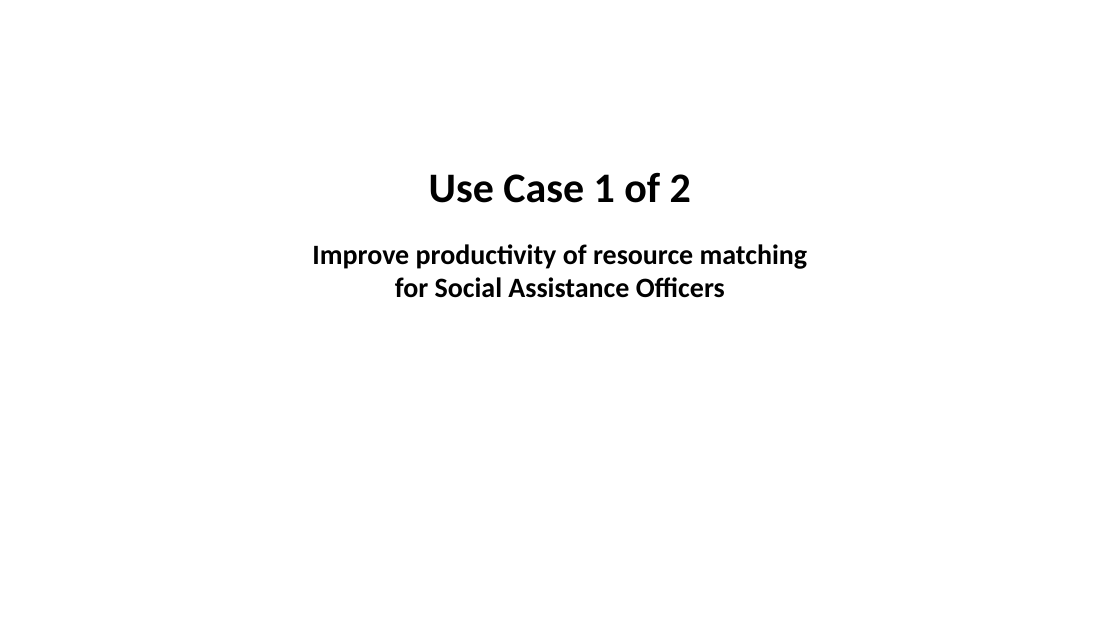
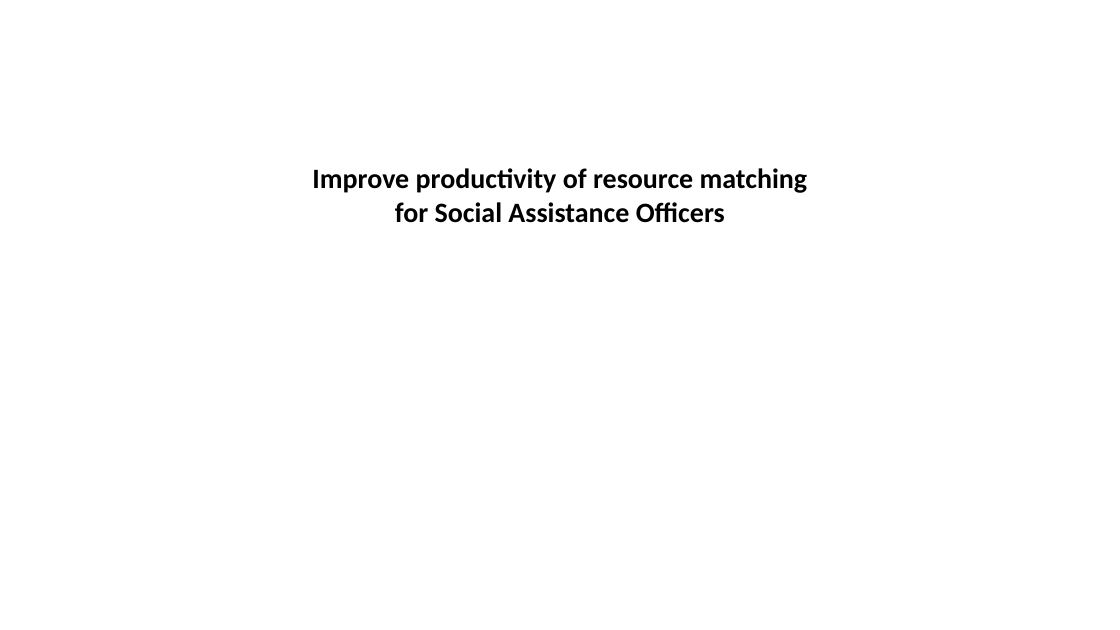
Before and after one commit to LCK030305/aibc-project, a slide deck: slide 7 of AI Champions Bootcamp! Capstone project_1 of 2_Lim Chee Kuen (Danny)_1998459F_May 2026.pptx (slide 3 before the commit). Drawn at 1120x630 pixels with LibreOffice and Linux fonts; fonts in the diff are those of the drawing. Boxes give left, top, right and bottom in pixels: in the first picture for what was removed or moved away, otherwise in the second. Text is boxed around its words. In the diff, an @@ line names an element or a change of style, - is before the commit and + after.

```diff
--- a/AI Champions Bootcamp! Capstone project_1 of 2_Lim Chee Kuen (Danny)_1998459F_May 2026.pptx
+++ b/AI Champions Bootcamp! Capstone project_1 of 2_Lim Chee Kuen (Danny)_1998459F_May 2026.pptx
@@ text at [429,172,691,203]: paragraph removed @@
-Use Case 1 of 2
```
Also in this commit, not shown: 4 other slides changed, 3 slides added, 8 other files.
